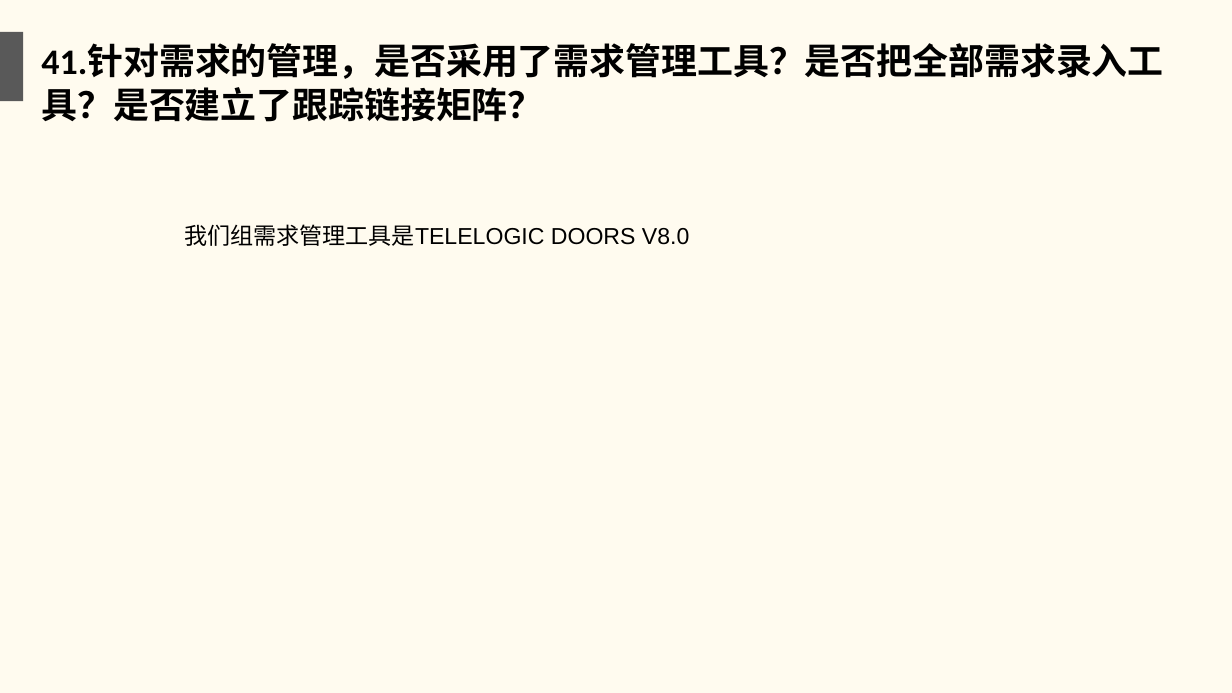
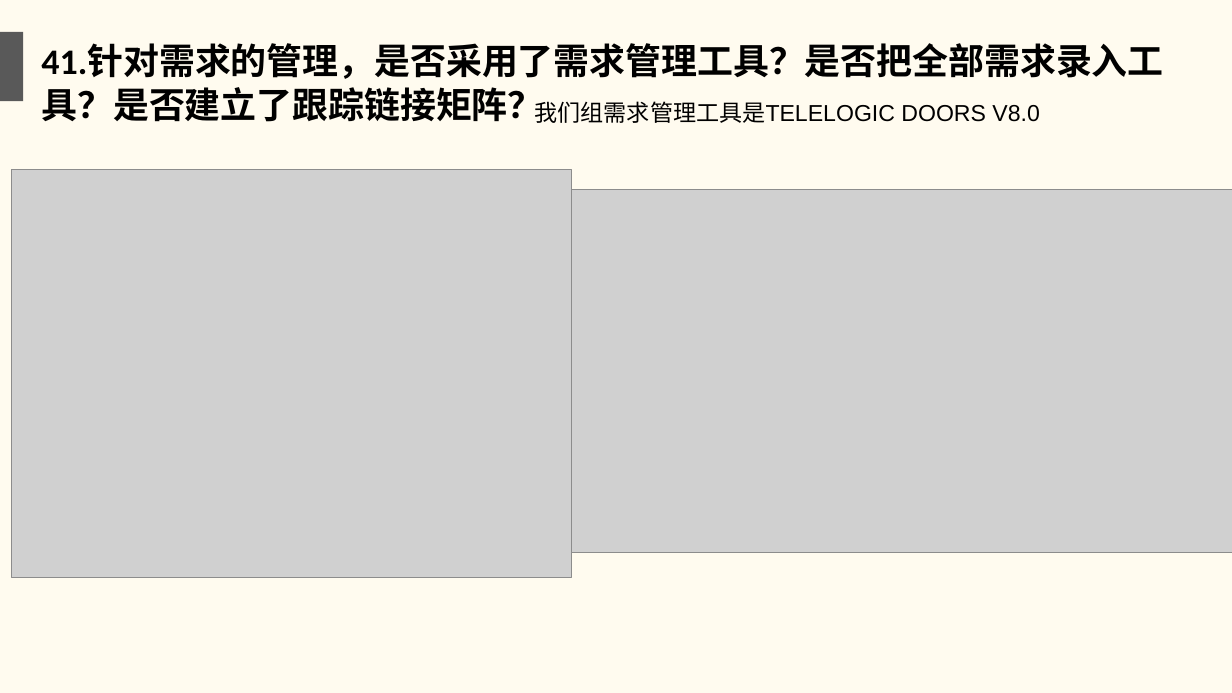
Before and after one commit to twn422/PRD2017, a slide deck: slide 43 of PRD-2017-G24/STW/受控文件/分析设计/项目收尾评审.ppt. Drawn at 1232x693 pixels with LibreOffice and Linux fonts; fonts in the diff are those of the drawing; grey boxes stand for pictures. Boxes give left, top, right and bottom in pixels: in the first picture for what was removed or moved away, otherwise in the second. Text is boxed around its words. In the diff, an @@ line names an element or a change of style, - is before the commit and + after.

```diff
--- a/PRD-2017-G24/STW/受控文件/分析设计/项目收尾评审.ppt
+++ b/PRD-2017-G24/STW/受控文件/分析设计/项目收尾评审.ppt
@@ text "我们组需求管理工具是TELELOGIC DOORS V8.0": place and size @@
-text "我们组需求管理工具是TELELOGIC DOORS V8.0" at [184,224,689,246]
+text "我们组需求管理工具是TELELOGIC DOORS V8.0" at [535,101,1039,123]
@@ picture added at [12,170,572,577] @@
@@ picture added at [572,189,1232,552] @@
```
Also in this commit, not shown: 10 other slides changed, 1 other file.
